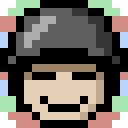
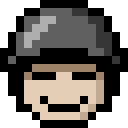
The second 128px x 128px image is a revision of the first. Changes to its layers:
hid "Layer 4" over [0, 0, 128, 128]
hid "Layer 2" over [0, 0, 128, 128]
